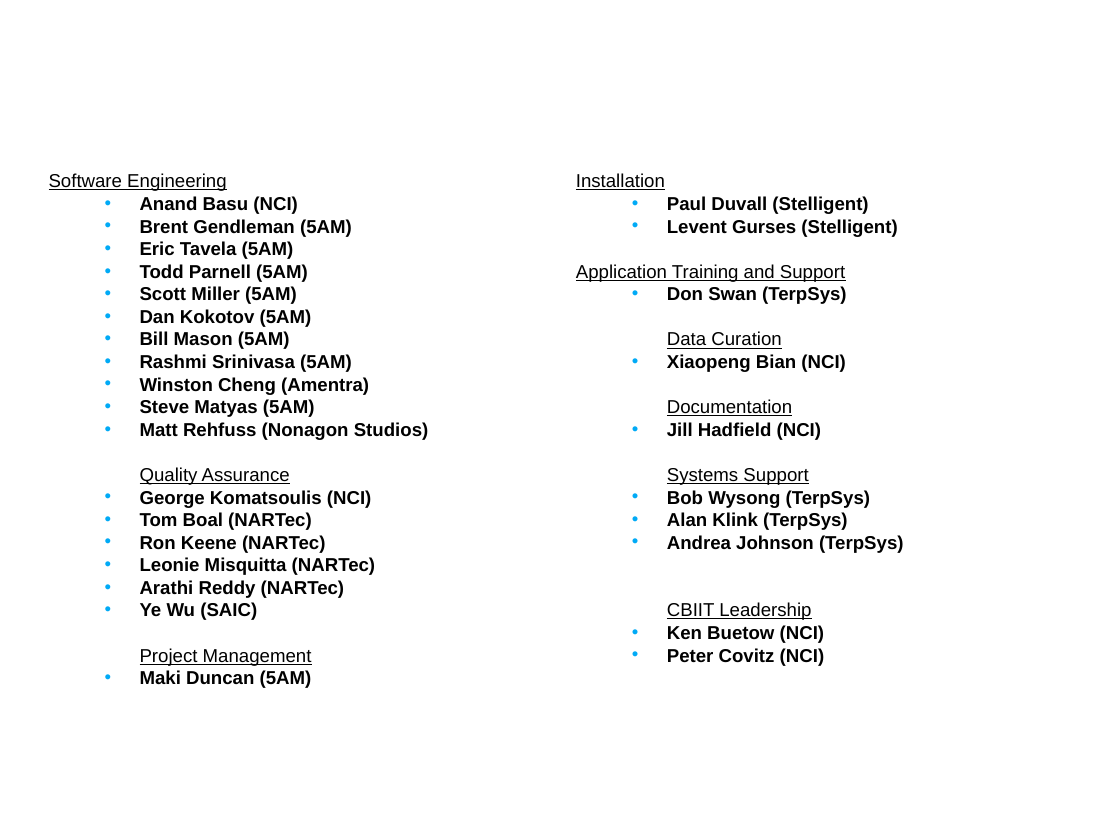
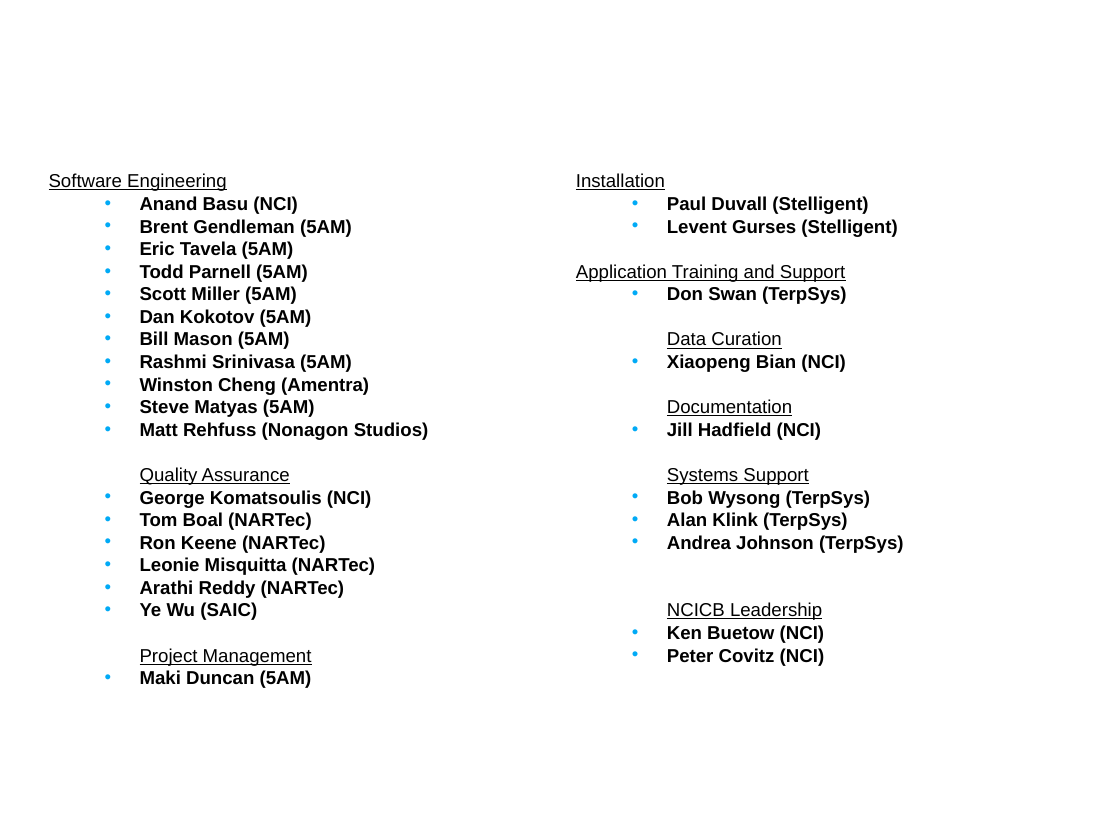
Before and after one commit to NCIP/caarray-docs, a slide deck: slide 18 of project_management/open_meetings/caArray User Community Meeting Feb6.ppt (slide 17 before the commit). Drawn at 1120x840 pixels with LibreOffice and Linux fonts; fonts in the diff are those of the drawing; background and template pictures are left out. Boxes give left, top, right and bottom in pixels: in the first picture for what was removed or moved away, otherwise in the second. Text is boxed around its words. In the diff, an @@ line names an element or a change of style, - is before the commit and + after.

```diff
--- a/project_management/open_meetings/caArray User Community Meeting Feb6.ppt
+++ b/project_management/open_meetings/caArray User Community Meeting Feb6.ppt
@@ text at (667,602,822,620): text changed @@
-CBIIT Leadership
+NCICB Leadership
```
Also in this commit, not shown: 4 other slides changed, 1 slide added.
